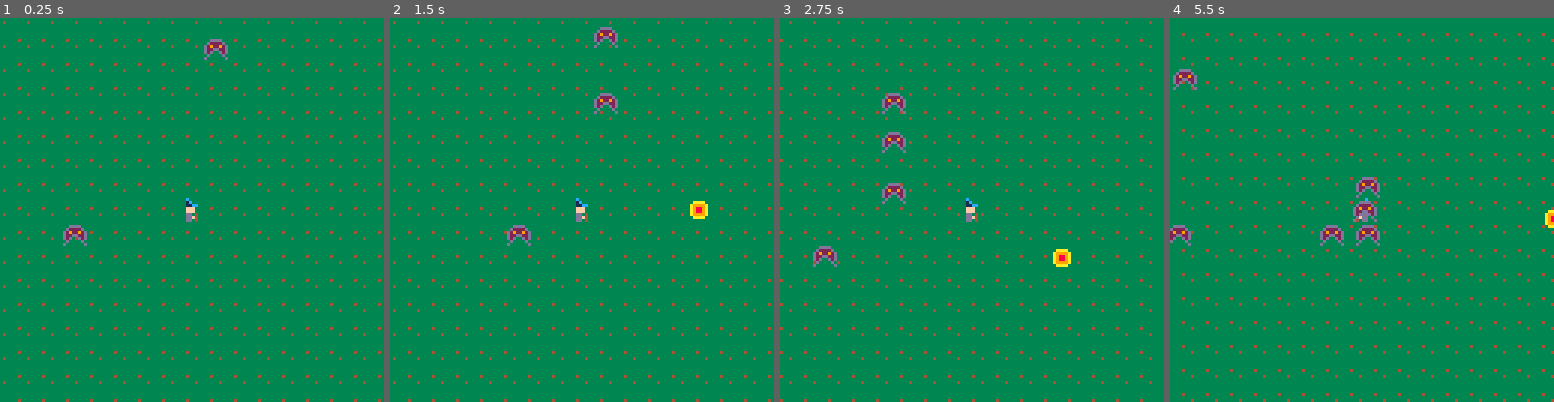
Above: before the commit, frames 1-4 (left to right).
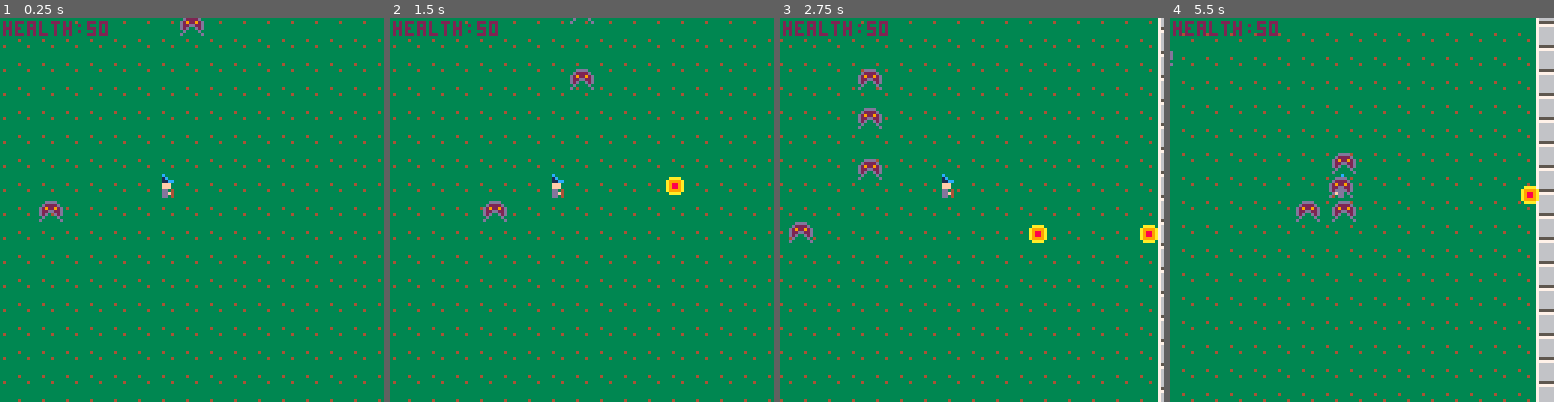
Above: after the commit, the same moments.

Repository: CRBroughton/pico-survivors
Game: PICO-8 cartridge pico-survivors.p8
Same seed, same stepped clock (60 frames per second), same inputs: the game is played once before the commit and once after it.
Inputs:
- Up to frame 1 (0.25 s): no input
- Up to frame 2 (1.5 s): no input
- Up to frame 3 (2.75 s): hold Right 1.6-2.1 s; hold Up 2.15-2.42 s; hold Right from 2.47 s (still down)
- Up to frame 4 (5.5 s): release Right at 3.03 s; hold Left 3.08-3.58 s; hold Down 3.63-3.97 s; hold Right 4.02-4.68 s; hold Up 4.73-5.03 s; hold Left from 5.08 s (still down)

The runs differ from the first frame. In frame 1, 1.6% of the frame differs, in the area x 0-60%, y 0-60%; in frame 2, 2.3%; in frame 3, 4.7%; in frame 4, 7.6%, in the area x 0-100%, y 0-100%.

Commit message:
feat: :sparkles: add basic health UI

Diff:
--- a/main.lua
+++ b/main.lua
@@ -16,8 +16,8 @@
 end
 
 function utils.updateCamera(player)
-    camX = player.x - 60
-	camY = player.y - 60
+    camX = player.x + 8 - 60
+	camY = player.y + 8 - 60
 
 	camX = mid(0, camX, 128)
 	camY = mid(0, camY, 128)
@@ -29,6 +29,36 @@
     local var screenWidth = 256 - 8
     local var screenHeight = 256 - 8
     local var offScreen = -8
+
+    ui = {}
+    ui.new = function(player)
+        local self = {}
+
+        function self.drawPlayerHealth()
+            local uiX = player.x + 12 - 63
+            local uiY = player.y + 12 - 63
+
+            if player.x >= 180 then
+                uiX = 129
+            end
+
+            if player.x <= 53 then
+                uiX = 2
+            end
+
+            if player.y <= 53 then
+                uiY = 2
+            end
+
+            if player.y >= 180 then
+                uiY = 129
+            end
+
+            print("health:" .. player.health, uiX, uiY, 2)
+        end
+
+        return self
+    end
 
     enemies = {}
     enemies.new = function (player, projectiles)
@@ -205,6 +235,7 @@
     player = {}
     player.new = function ()
         local self = {
+            health = 50,
             x = 128,
             y = 128,
             timer = 0,
@@ -226,6 +257,12 @@
             }
         }
 
+        function self.decreaseHealth()
+            if self.health > 0 then
+                self.health -= 1
+            end
+        end
+
         function self.attack()
             self.timer += 1
             if self.timer == 1 * 60 then
@@ -284,6 +321,7 @@
     enemies = enemies.new(player, projectiles)
 
     enemies.createWave()
+    ui = ui.new(player)
 end
 
 function _update60()
@@ -301,4 +339,5 @@
     player.attack()
     projectiles.draw()
     enemies.draw()
-end
+    ui.drawPlayerHealth()
+end
